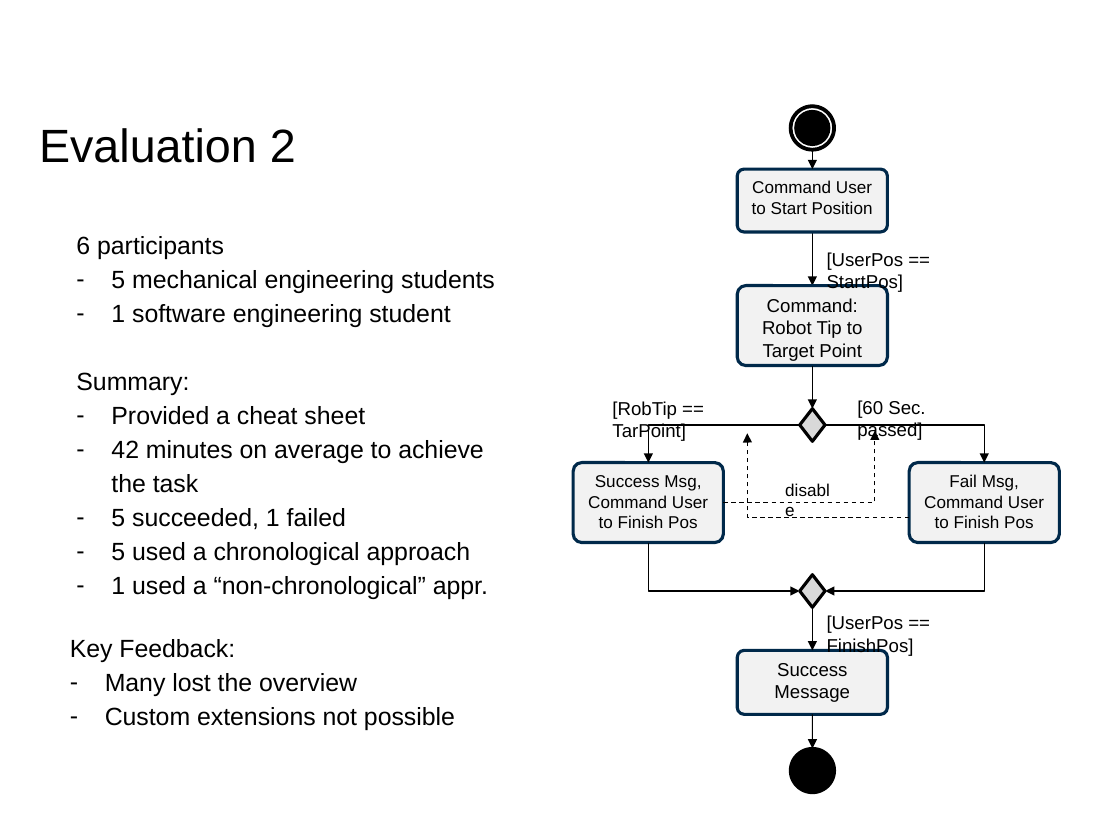
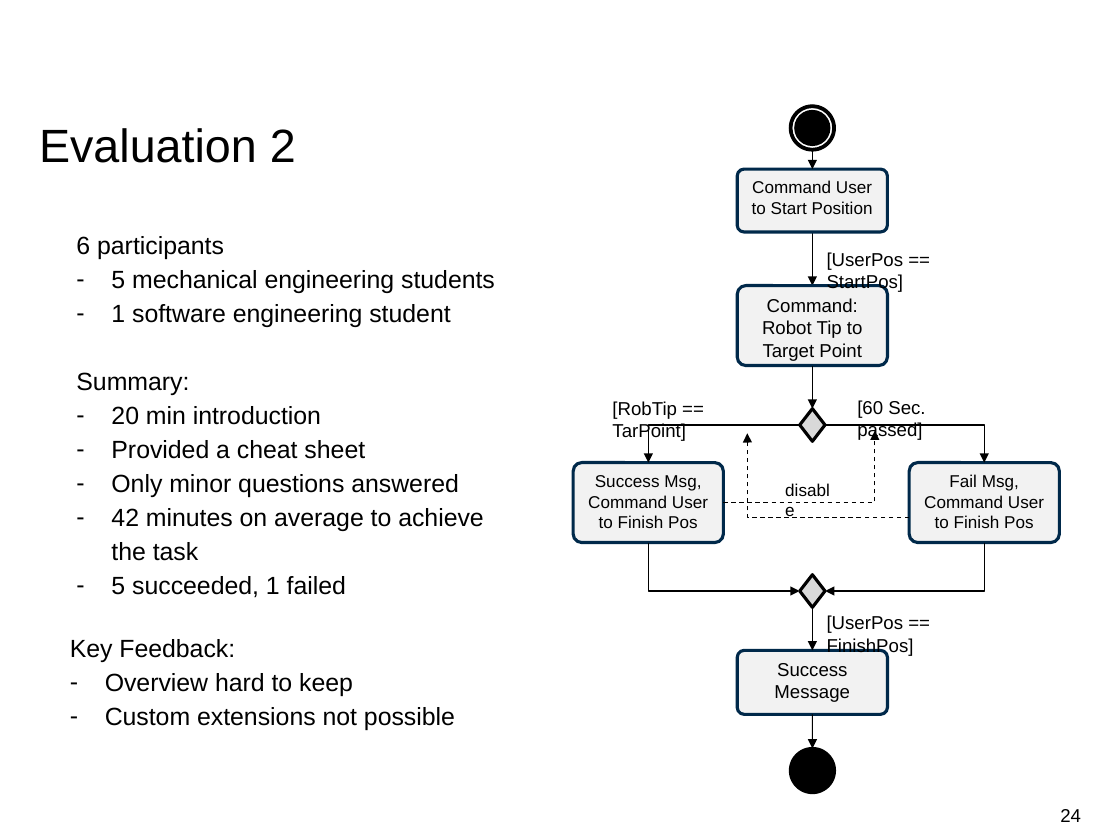
Before and after one commit to EricVoll/PARRHI, a slide deck: slide 24 of 05_Presentation/PARRHIPresentationv2.pptx (slide 23 before the commit). Drawn at 1120x840 pixels with LibreOffice and Linux fonts; fonts in the diff are those of the drawing; background and template pictures are left out. Boxes give left, top, right and bottom in pixels: in the first picture for what was removed or moved away, otherwise in the second. Text is boxed around its words. In the diff, an @@ line names an element or a change of style, - is before the commit and + after.

```diff
--- a/05_Presentation/PARRHIPresentationv2.pptx
+++ b/05_Presentation/PARRHIPresentationv2.pptx
@@ text at [111, 406, 321, 425]: paragraph added @@
+– 20 min introduction
@@ text at [111, 474, 459, 497]: paragraph added @@
+– Only minor questions answered
@@ text at [111, 542, 488, 599]: paragraphs removed @@
-– 5 used a chronological approach
-– 1 used a “non-chronological” appr.
@@ text at [105, 673, 353, 696]: text changed @@
-– Many lost the overview
+– Overview hard to keep
@@ page number added at [1060, 809, 1081, 822], 12 pt, text #000000 @@
+24
```
Also in this commit, not shown: 25 other slides changed, 1 slide added, 13 other files.
